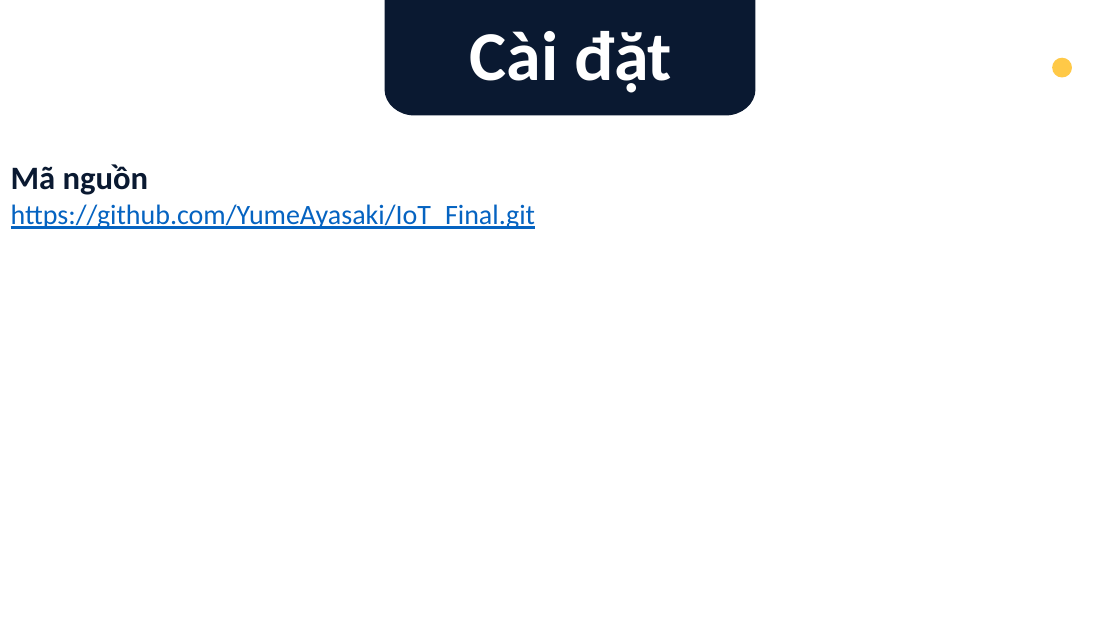
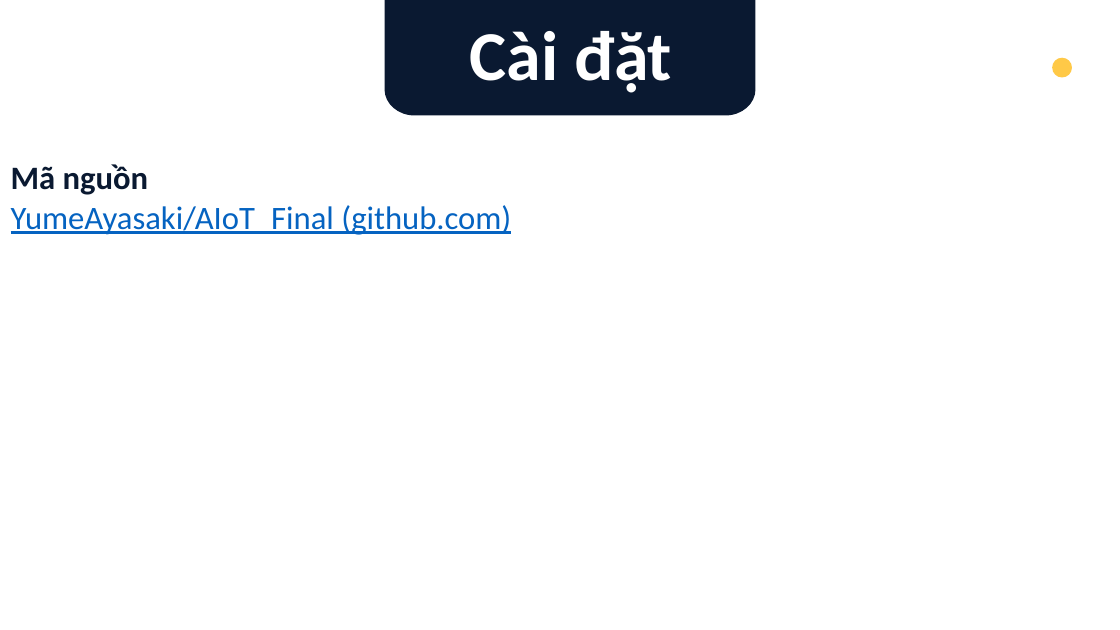
Before and after one commit to YumeAyasaki/AIoT_Final, a slide deck: slide 12 of documents/Slide.pptx (slide 15 before the commit). Drawn at 1120x630 pixels with LibreOffice and Linux fonts; fonts in the diff are those of the drawing. Boxes give left, top, right and bottom in pixels: in the first picture for what was removed or moved away, otherwise in the second. Text is boxed around its words. In the diff, an @@ line names an element or a change of style, - is before the commit and + after.

Commit message:
Finalize things
Hope so...

```diff
--- a/documents/Slide.pptx
+++ b/documents/Slide.pptx
@@ text at (x1=11, y1=205, x2=511, y2=235): text changed; size 24 to 28 pt @@
-https://github.com/YumeAyasaki/IoT_Final.git
+YumeAyasaki/AIoT_Final (github.com)
```
Also in this commit, not shown: 5 other slides changed, 6 slides added, 10 slides removed, 3 other files.
